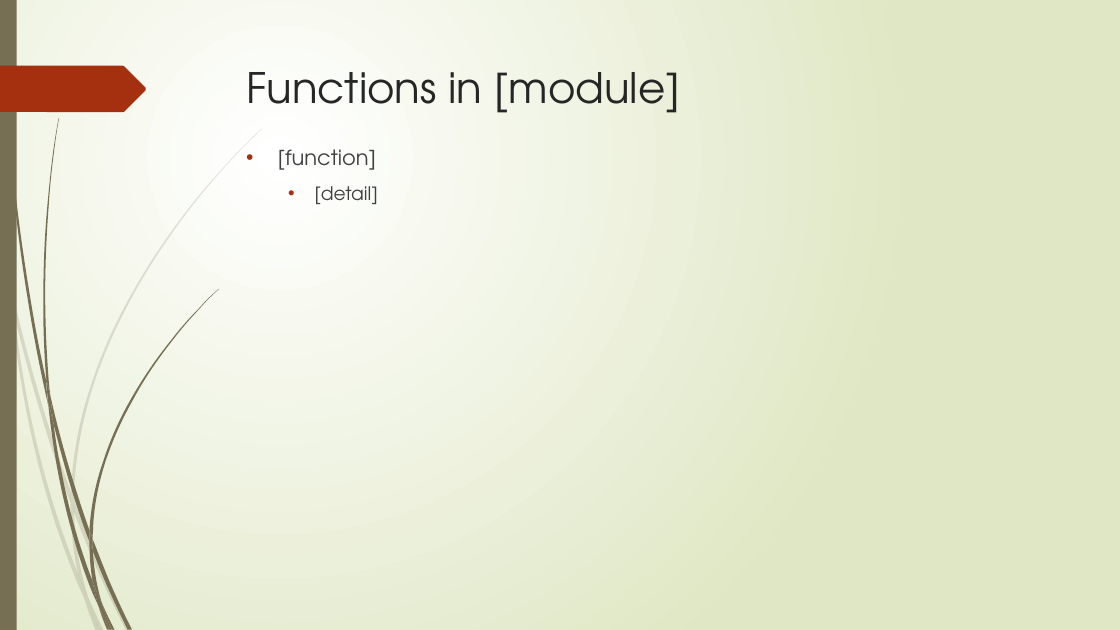
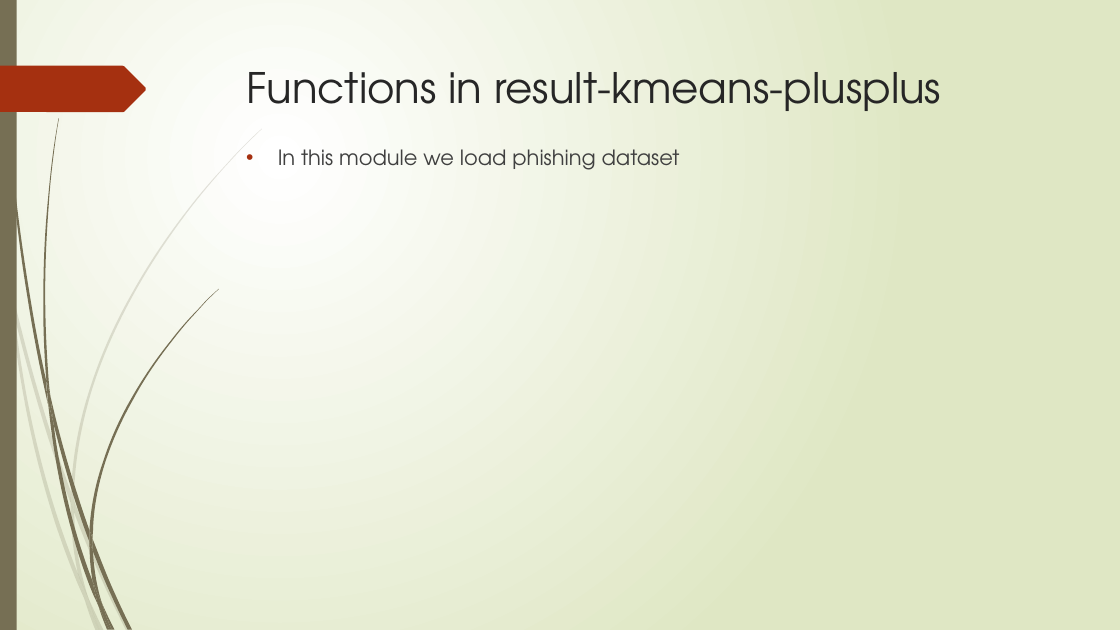
Before and after one commit to hsmmi/Exact-Acceleration-of-K-Means-and-K-Means-parallel, a slide deck: slide 24 of report/spr_final_paper.pptx (slide 23 before the commit). Drawn at 1120x630 pixels with LibreOffice and Linux fonts; fonts in the diff are those of the drawing. Boxes give left, top, right and bottom in pixels: in the first picture for what was removed or moved away, otherwise in the second. Text is boxed around its words. In the diff, an @@ line names an element or a change of style, - is before the commit and + after.

Commit message:
update powerpoint

```diff
--- a/report/spr_final_paper.pptx
+++ b/report/spr_final_paper.pptx
@@ title at bbox=[247, 72, 941, 111]: text changed @@
-Functions in [module]
+Functions in result-kmeans-plusplus
@@ text at bbox=[278, 149, 680, 170]: text changed @@
-• [function]
-  • [detail]
+• In this module we load phishing dataset
```
Also in this commit, not shown: 4 other slides changed, 1 slide added, 1 other file.
